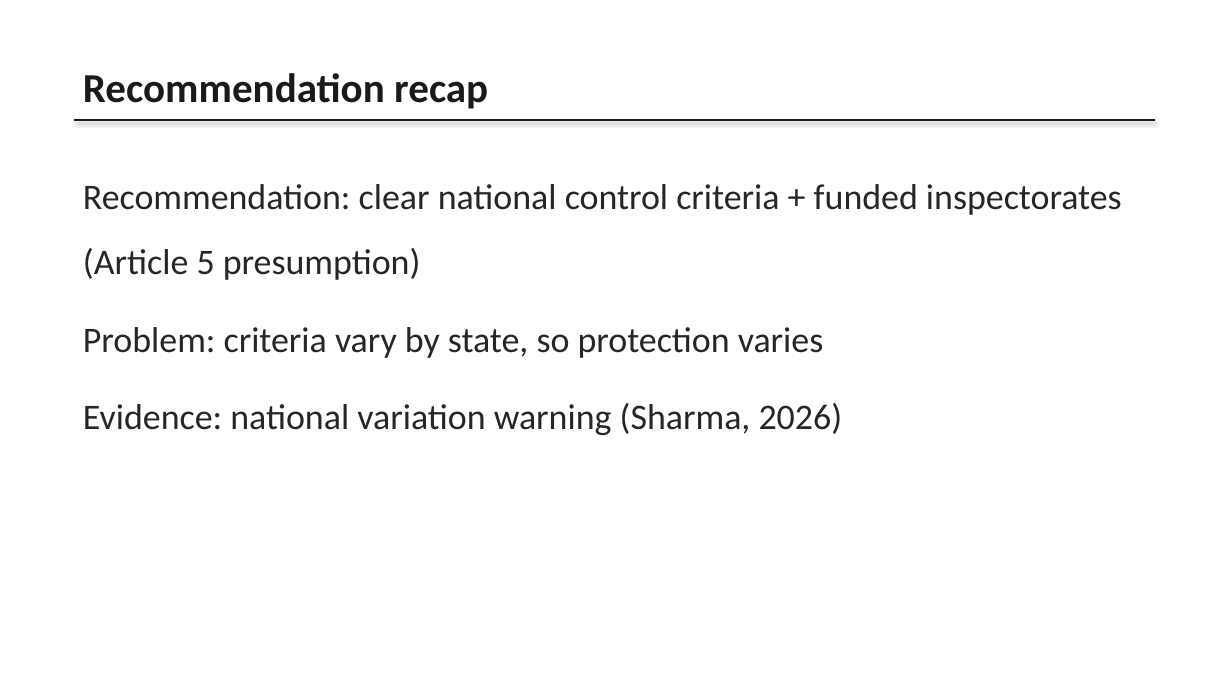
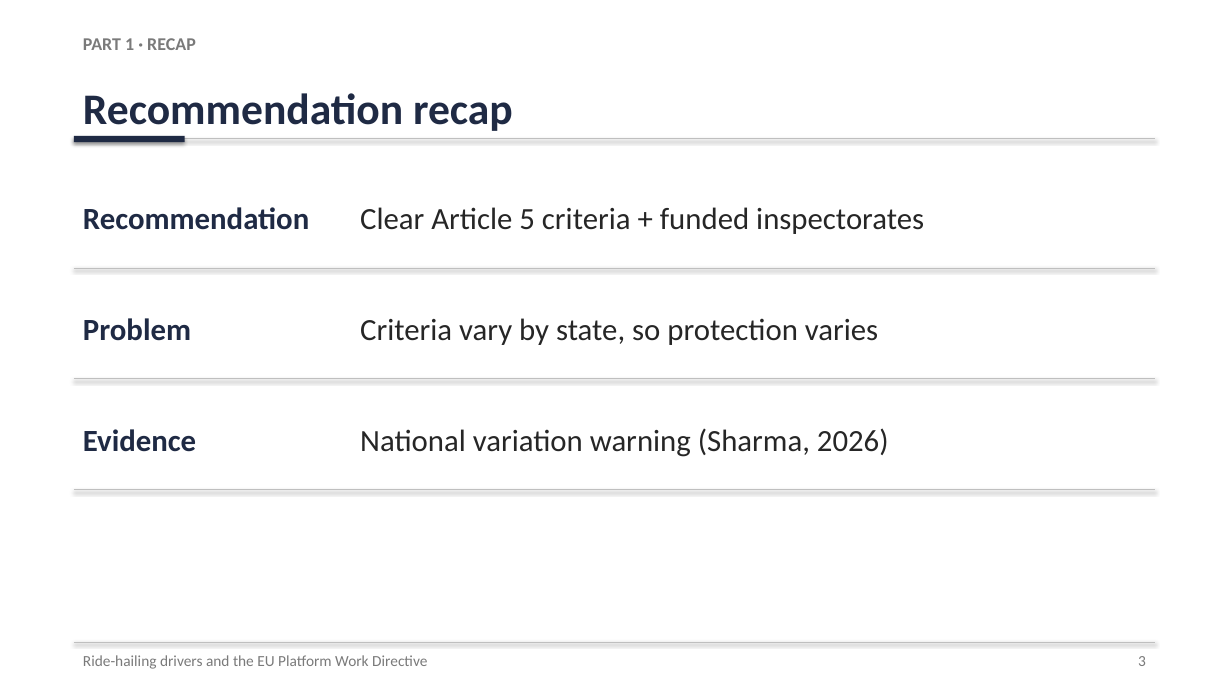
Before and after one commit to karanrg22-svg/skill, a slide deck: slide 3 of Ride-Hailing_Presentation.pptx. Drawn at 1232x693 pixels with LibreOffice and Linux fonts; fonts in the diff are those of the drawing. Boxes give left, top, right and bottom in pixels: in the first picture for what was removed or moved away, otherwise in the second. Text is boxed around its words. In the diff, an @@ line names an element or a change of style, - is before the commit and + after.

```diff
--- a/Ride-Hailing_Presentation.pptx
+++ b/Ride-Hailing_Presentation.pptx
@@ text "Recommendation recap" moved from (x1=83, y1=73, x2=488, y2=109) to (x1=83, y1=93, x2=513, y2=131) @@
@@ text "Recommendation recap" at (x1=83, y1=93, x2=513, y2=131): size 32 to 34 pt, text colour #1A1A1A to #1F2A44 @@
@@ text added at (x1=83, y1=38, x2=196, y2=50), 14 pt, text #7A7A7A, bold @@
+PART 1 · RECAP
@@ line moved from (74, 120) - (1155, 120) to (74, 139) - (1155, 139) @@
@@ line (74, 139) - (1155, 139): stroke #1A1A1A 1.5 pt to #BFBFBF 0.75 pt @@
@@ rectangle added at (x1=74, y1=136, x2=185, y2=142), fill #1F2A44 @@
@@ text removed at (x1=83, y1=184, x2=1122, y2=435) @@
-Recommendation: clear national control criteria + funded inspectorates (Article 5 presumption)
-Problem: criteria vary by state, so protection varies
-Evidence: national variation warning (Sharma, 2026)
@@ text added at (x1=83, y1=207, x2=309, y2=230), 24 pt, text #1F2A44, bold @@
+Recommendation
@@ text added at (x1=360, y1=207, x2=924, y2=234), 24 pt, text #262626 @@
+Clear Article 5 criteria + funded inspectorates
@@ line added from (74, 268) to (1155, 268), #BFBFBF 0.5 pt @@
@@ text added at (x1=83, y1=318, x2=191, y2=341), 24 pt, text #1F2A44, bold @@
+Problem
@@ text added at (x1=360, y1=318, x2=878, y2=345), 24 pt, text #262626 @@
+Criteria vary by state, so protection varies
@@ line added from (74, 379) to (1155, 379), #BFBFBF 0.5 pt @@
@@ text added at (x1=83, y1=429, x2=196, y2=452), 24 pt, text #1F2A44, bold @@
+Evidence
@@ text added at (x1=360, y1=428, x2=889, y2=457), 24 pt, text #262626 @@
+National variation warning (Sharma, 2026)
@@ line added from (74, 490) to (1155, 490), #BFBFBF 0.5 pt @@
@@ line added from (74, 642) to (1155, 642), #BFBFBF 0.75 pt @@
@@ text added at (x1=83, y1=655, x2=427, y2=669), 12 pt, text #7A7A7A @@
+Ride-hailing drivers and the EU Platform Work Directive
@@ text added at (x1=1138, y1=656, x2=1146, y2=666), 12 pt, text #7A7A7A @@
+3
```
Also in this commit, not shown: 8 other slides changed, 1 slide added.
